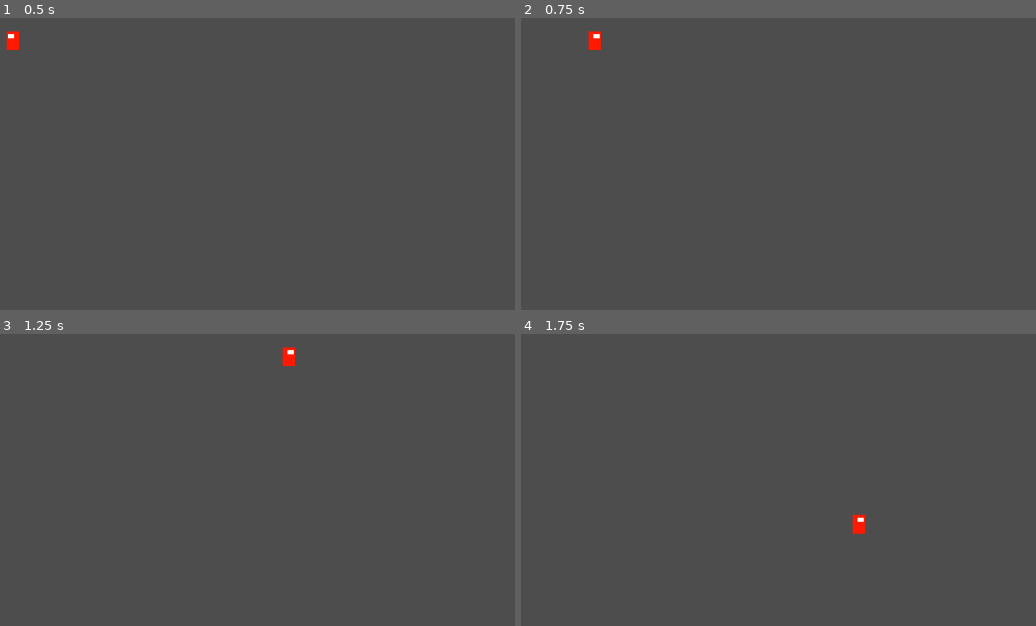
Above: before the commit, frames 1-4 (two rows, left to right).
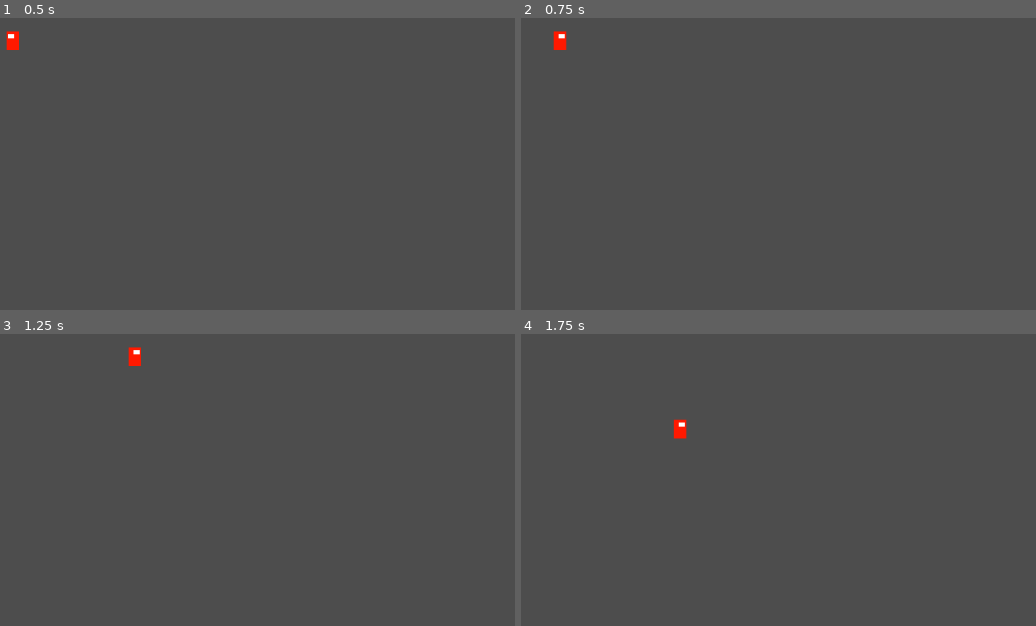
Above: after the commit, the same moments.

Repository: Sfafg/Dr.-Sudra
Game: Godot game, scene res://node_2d.tscn
The game is run twice, just before and just after one commit, with the same random seed, the same clock (stepped at 60 frames per second) and the same inputs.
Inputs:
- Up to frame 1 (0.5 s): no input
- Up to frame 2 (0.75 s): tap Enter at 0.5 s; hold D from 0.53 s (still down)
- Up to frame 3 (1.25 s): keep holding D
- Up to frame 4 (1.75 s): release D at 1.28 s; hold S from 1.28 s (still down)

Frame 1 is identical in both runs. In frame 2, 0.3% of the frame differs, in the area x 6-16%, y 4-11%; in frame 3, 0.3%; in frame 4, 0.4%, in the area x 29-67%, y 29-69%.

Commit message:
Animacja kroków

Diff:
--- a/Scripts/Movement.gd
+++ b/Scripts/Movement.gd
@@ -2,20 +2,23 @@
 
 @export var maxSpeed : float = 2
 @export var mass : float = 2
+@export var stepFrequency : float = 10
+@export var stepInfluence : float = 0.4
 
 var velocity = Vector2(0,0)
-func _ready():
-	pass
-
-
+var stepTimer = 0
 func _process(delta):
 	var moveDirection = Vector2(0,0)
 
 	moveDirection.x += float(Input.is_key_pressed(KEY_D)) - float(Input.is_key_pressed(KEY_A))
 	moveDirection.y += float(Input.is_key_pressed(KEY_S)) - float(Input.is_key_pressed(KEY_W))
-	moveDirection = moveDirection.normalized()
+	if(moveDirection.length() == 0):
+		stepTimer = 0
+	else:
+		moveDirection = moveDirection.normalized()
 
-	var targetVelocity = moveDirection * maxSpeed
+
+	var targetVelocity = moveDirection * maxSpeed * clamp(abs(sin(stepTimer * stepFrequency)) + 1 - stepInfluence,0,1)
 	var velocityDifferance = targetVelocity - velocity
 
 	velocity += velocityDifferance / mass * delta / 0.016
@@ -23,4 +26,5 @@
 
 	self.scale.x = -abs(self.scale.x) if velocity.x <= 0 else abs(self.scale.x)
 	self.position += velocity * delta / 0.016
+	stepTimer += delta
 	pass
--- a/node_2d.tscn
+++ b/node_2d.tscn
@@ -9,5 +9,7 @@
 position = Vector2(428, 259)
 texture = ExtResource("1_quc5w")
 script = ExtResource("2_sf6su")
-maxSpeed = 10.0
+maxSpeed = 5.0
 mass = 5.0
+stepFrequency = 7.0
+stepInfluence = 0.6
